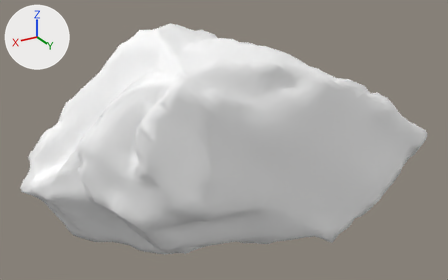
Two versions of the FBX model Content/scenes/rocks3/shaleRock004.fbx, one commit apart.
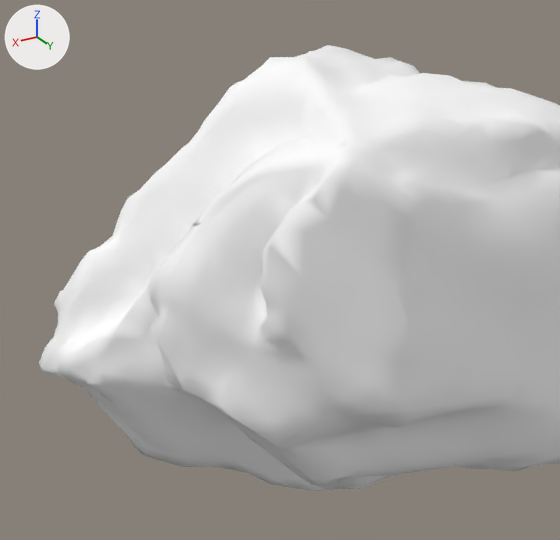
The first picture shows the older version from a 50 mm lens placed at (0.181, 0.29, 0.152), pointed at (0.004, -0.005, 0.005). The close-ups show both versions on the part from 0% to 65% of the width and 0% to 100% of the height of that picture. The axes (+X, +Y, +Z) are drawn at upper left. The lights are the same throughout. The close-ups show mesh edges as thin lines. Objects named as collision shapes, trigger or cutter boxes, shadow casters or lower levels of detail are left out. Where no turn or scale is listed for an object, it has been applied to the vertices.

Script lines for the objects in view, before the commit:
```python
me_mesh = bpy.data.meshes.new('Mesh')
me_mesh.from_pydata(...)  # 2318 vertices, 4632 faces; spans x -0.119..0.119, y -0.046..0.046, z -0.077..0.077
me_mesh.materials.append(mat_shalerock004_material)  # its picture is missing
ob_shalerock004 = bpy.data.objects.new('shaleRock004', me_mesh)
ob_shalerock004.location = (0.0, 0.0, 0.0)
```
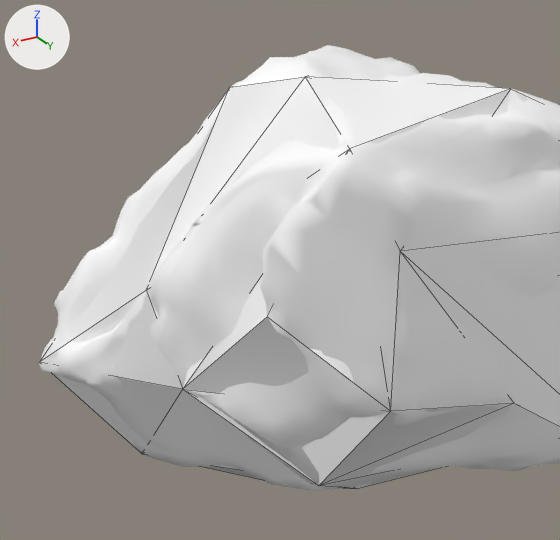
Pixel boxes (x1, y1, x2, y2) of what changed, in the close-ups (560 x 540 px):
'lightmapProxy', added: after (40, 76, 560, 489)

Diff of the bpy script that builds the scene:
```diff
--- a/Content/scenes/rocks3/shaleRock004.fbx.py
+++ b/Content/scenes/rocks3/shaleRock004.fbx.py
@@ me_mesh_001 @@
+me_mesh_001.from_pydata(...)  # 27 vertices, 50 faces; spans x -0.112..0.119, y -0.045..0.044, z -0.077..0.074
+me_mesh_001.materials.append(mat_shalerock004_material)  # its picture is missing
@@ ob_lightmapproxy @@
+ob_lightmapproxy = bpy.data.objects.new('lightmapProxy', me_mesh_001)
+ob_lightmapproxy.location = (0.0, 0.0, 0.0)
```
